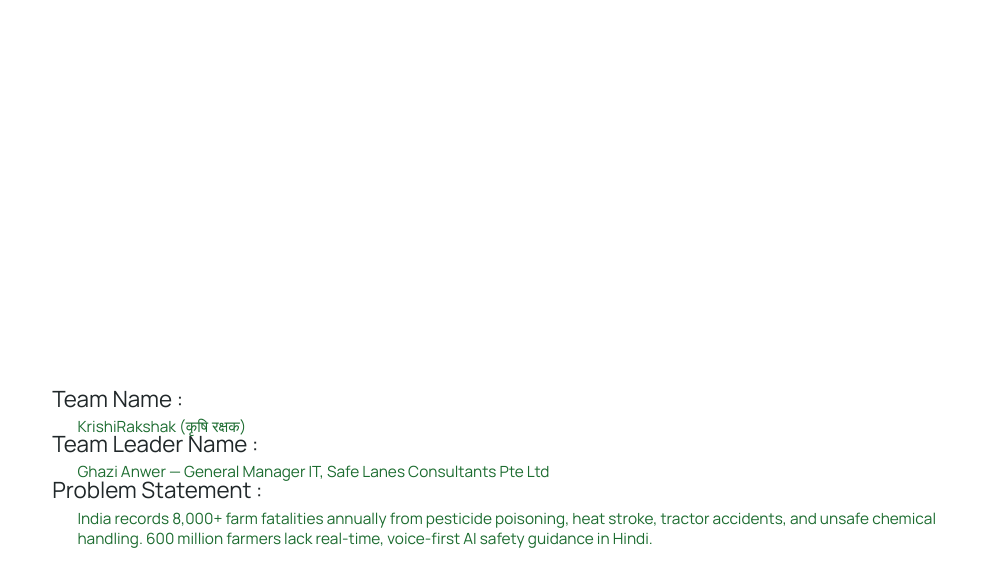
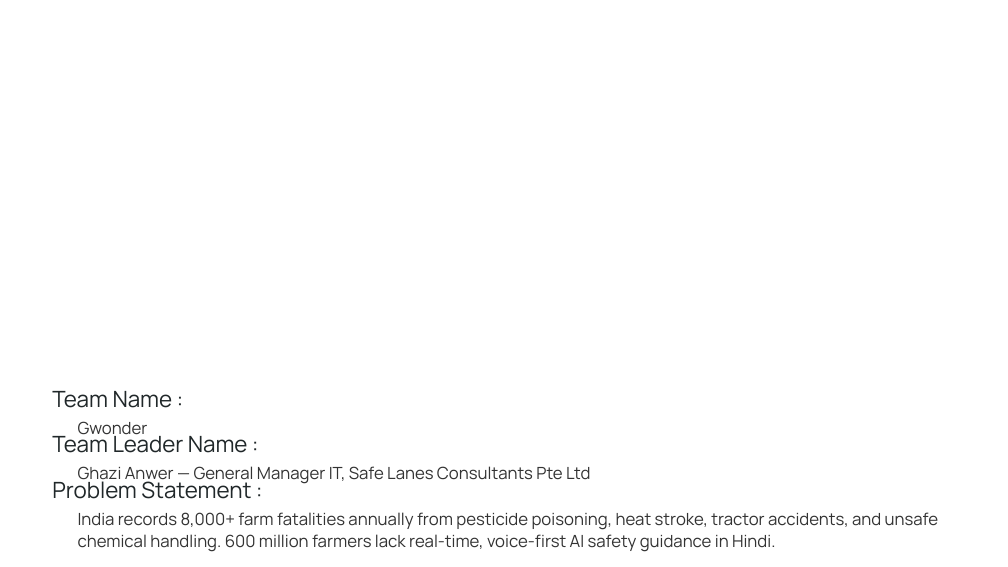
Before and after one commit to Sameer786/krishirakshak-ai, a slide deck: slide 1 of docs/KrishiRakshak_Submission_Final.pptx. Drawn at 1008x567 pixels with LibreOffice and Linux fonts; fonts in the diff are those of the drawing; background and template pictures are left out. Boxes give left, top, right and bottom in pixels: in the first picture for what was removed or moved away, otherwise in the second. Text is boxed around its words. In the diff, an @@ line names an element or a change of style, - is before the commit and + after.

```diff
--- a/docs/KrishiRakshak_Submission_Final.pptx
+++ b/docs/KrishiRakshak_Submission_Final.pptx
@@ text at (x1=78, y1=421, x2=148, y2=440): text changed; size 11 to 12 pt; text colour #1A6B2E to #333333 @@
-KrishiRakshak (कृषि रक्षक)
+Gwonder
@@ text at (x1=78, y1=466, x2=590, y2=485): size 11 to 12 pt, text colour #1A6B2E to #333333 in "Ghazi Anwer — General Manager IT, Safe ..." @@
@@ text at (x1=78, y1=512, x2=938, y2=552): size 11 to 12 pt, text colour #1A6B2E to #333333 @@
```
Also in this commit, not shown: 9 other slides changed.
